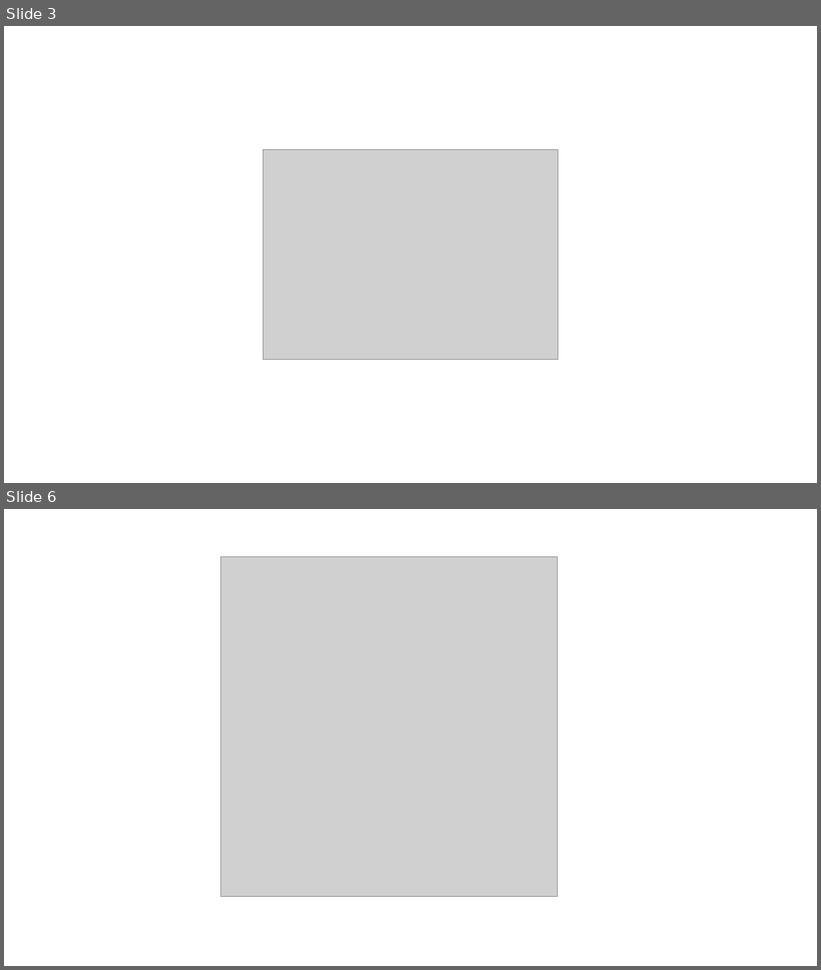
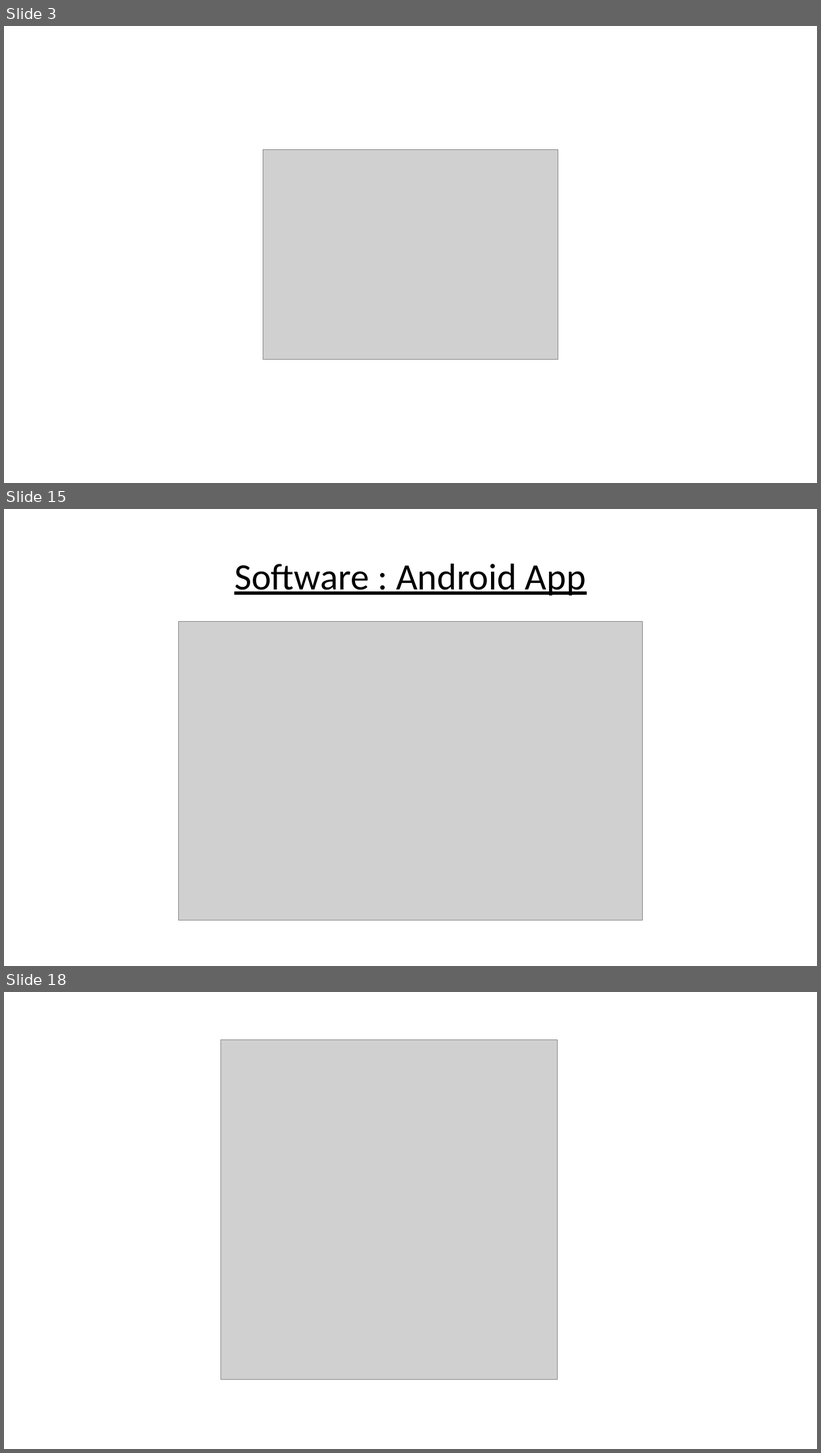
Before and after one commit to AP-Elektronica-ICT/intprojectrepo-piago, a slide deck: Mockups/Piago_Pitch.pptx. Shown one above the other, each under a label of ours: slides 3 and 6 before the commit, slides 3, 15 and 18 after it; the slides between them are not shown. The pictures are 821x970 and 821x1453 pixels, drawn with LibreOffice and Linux fonts; fonts in the diff are those of the drawing; grey boxes stand for pictures. Boxes give left, top, right and bottom in pixels: in the first picture for what was removed or moved away, otherwise in the second. Text is boxed around its words. In the diff, an @@ line names an element or a change of style, - is before the commit and + after.

```diff
--- a/Mockups/Piago_Pitch.pptx
+++ b/Mockups/Piago_Pitch.pptx
@@ slide 15 added at (x1=4, y1=509, x2=817, y2=966), background #FFFFFF @@
@@ title added at (x1=234, y1=563, x2=586, y2=595), 44 pt, text #000000, underline @@
+Software : Android App
@@ picture added at (x1=178, y1=622, x2=644, y2=921) @@
@@ what was slide 6 is now slide 18 @@
```
Also in this commit, not shown: 1 slide changed, 14 other slides added, 2 slides removed, 7 other files.
